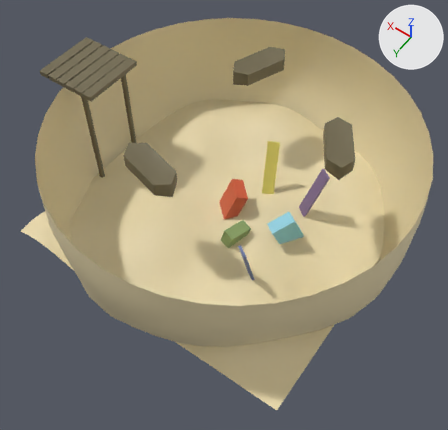
Renders of the Blender file scenes/ocean_scene.blend from each side of a commit.
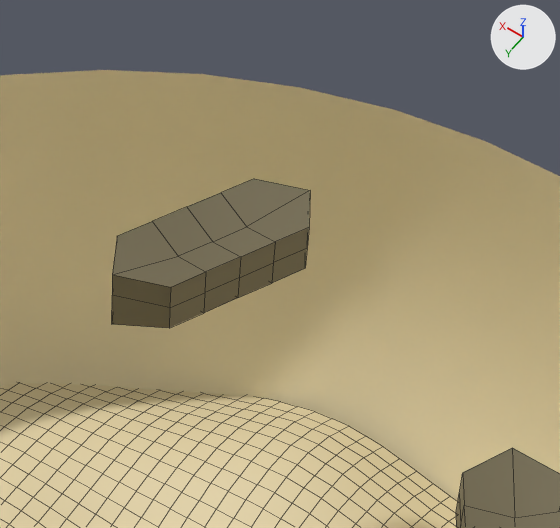
The first picture shows the older version from a camera (50 mm lens) standing at (-309.0, 363.0, 488.0) and looking at (-57.0, 11.0, -66.0). The close-ups show both versions on the part from 46% to 78% of the width and 0% to 32% of the height of that picture; other places that the commit changed are outside them. Lighting does not change. The marker at upper right points along +X, +Y and +Z. The close-ups show mesh edges as thin lines.

The first close-up shows 'boat2_obs', 'boat3_obs', 'sanddome', 'sandplane_obs'.
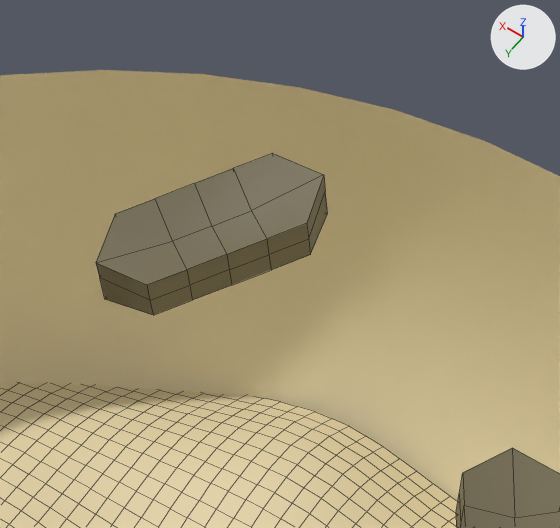
Location of each change, [x1, y1, x2, y2] in pixels of the close-ups (560 x 528 px):
'boat3_obs', moved, turned
    before: [112, 179, 310, 328]
    after: [96, 153, 328, 315]

What the commit changed:
Object 'boat3_obs' (ob_boat3_obs) moves from (-21.2, -106.7, 50.6) to (-21.2, -106.7, 57.1).
Object 'boat3_obs' (ob_boat3_obs) turns from (0, 0, 0) to (-17, -5.9, -15) degrees about x, y and z.
